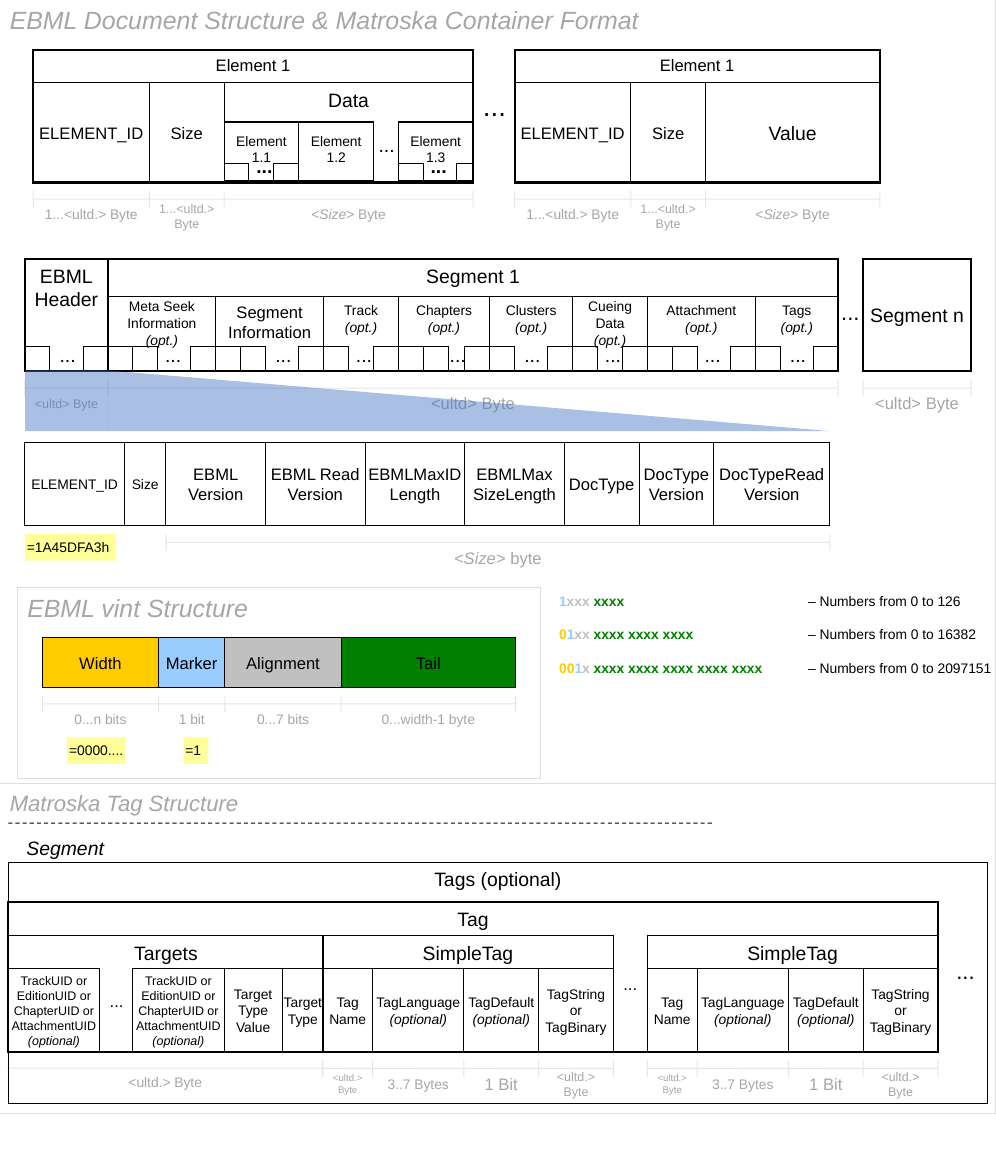
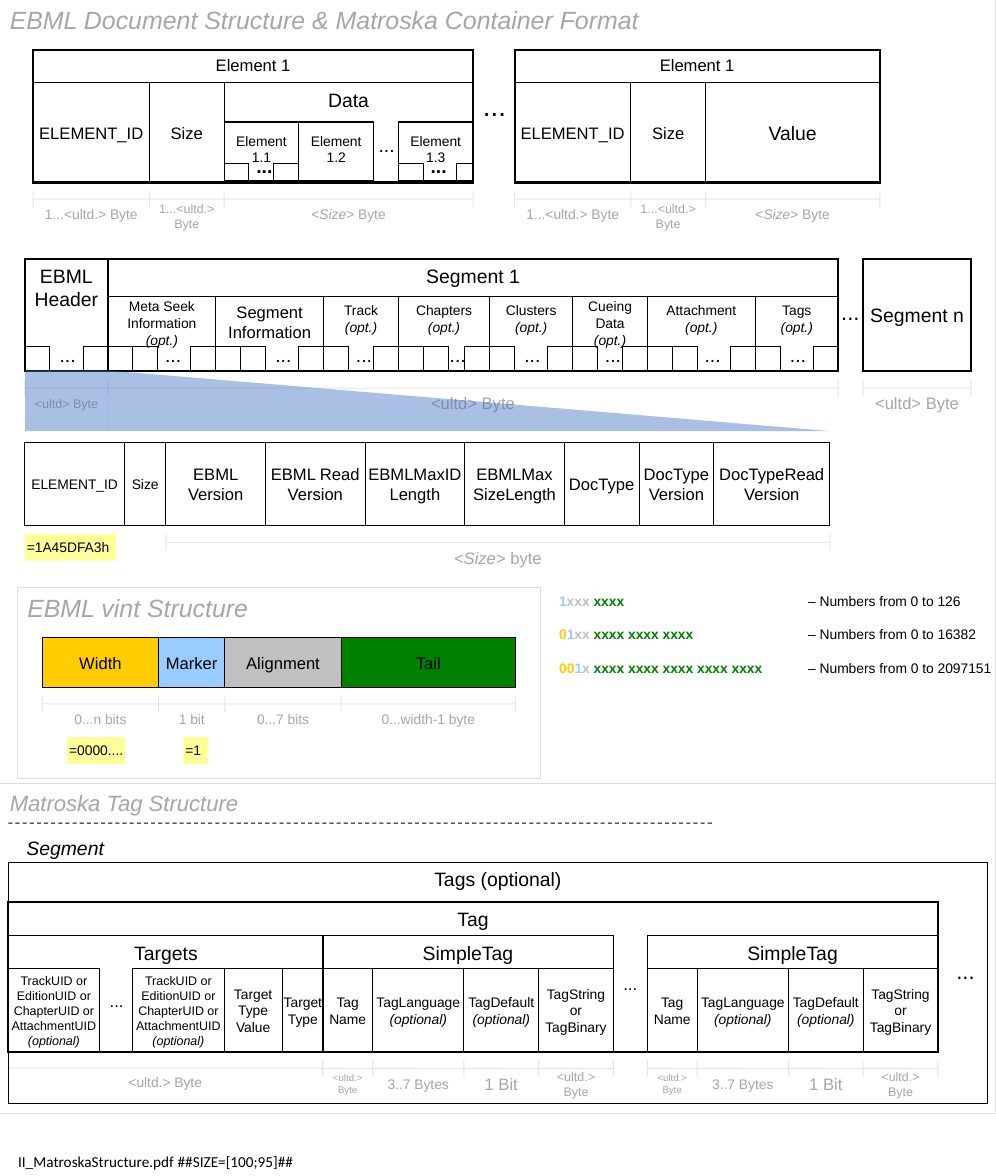
Before and after one commit to jebbard/jMeta, a slide deck: slide 5 of jMetaDocs/DesignConcept/figures/FiguresBig.ppt. Drawn at 996x1176 pixels with LibreOffice and Linux fonts; fonts in the diff are those of the drawing. Boxes give left, top, right and bottom in pixels: in the first picture for what was removed or moved away, otherwise in the second. Text is boxed around its words. In the diff, an @@ line names an element or a change of style, - is before the commit and + after.

```diff
--- a/jMetaDocs/DesignConcept/figures/FiguresBig.ppt
+++ b/jMetaDocs/DesignConcept/figures/FiguresBig.ppt
@@ text added at box(18, 1156, 293, 1170), 11 pt, text #000000 @@
+II_MatroskaStructure.pdf ##SIZE=[100;95]##
```
Also in this commit, not shown: 8 other slides changed, 46 other files.
